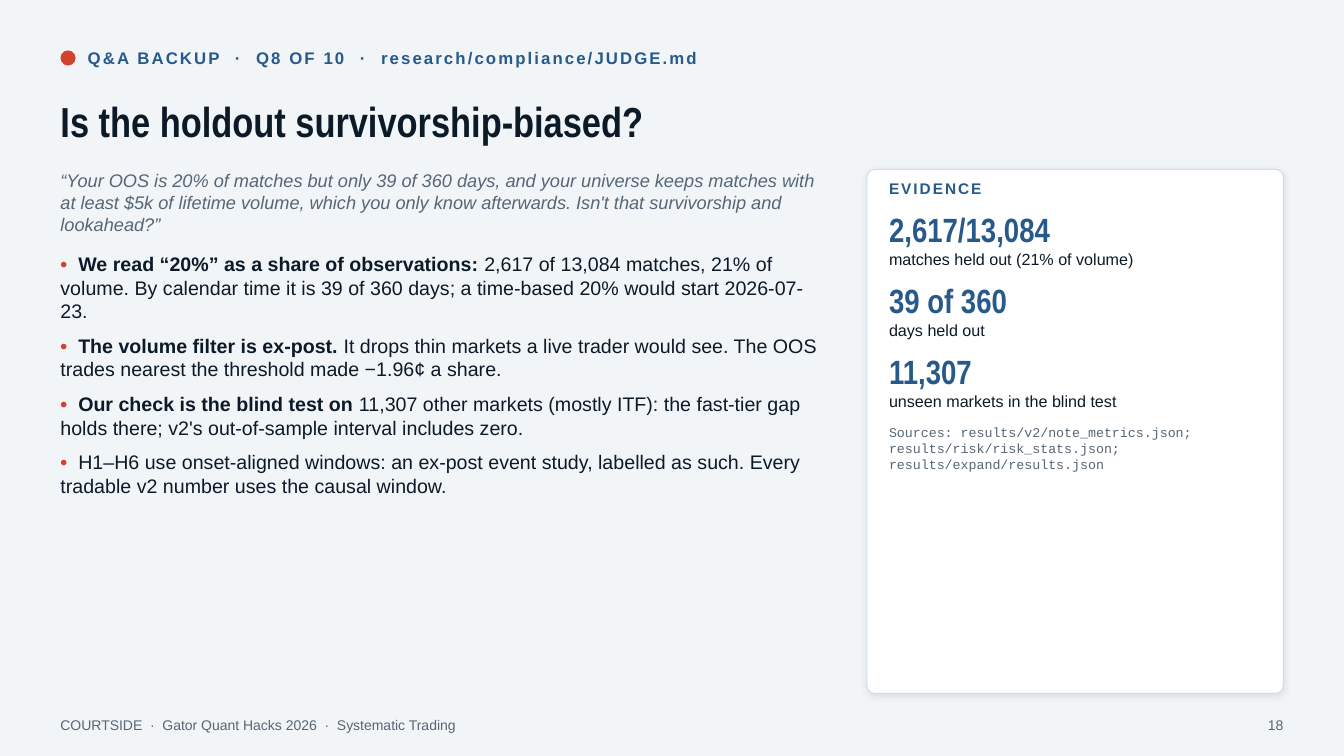
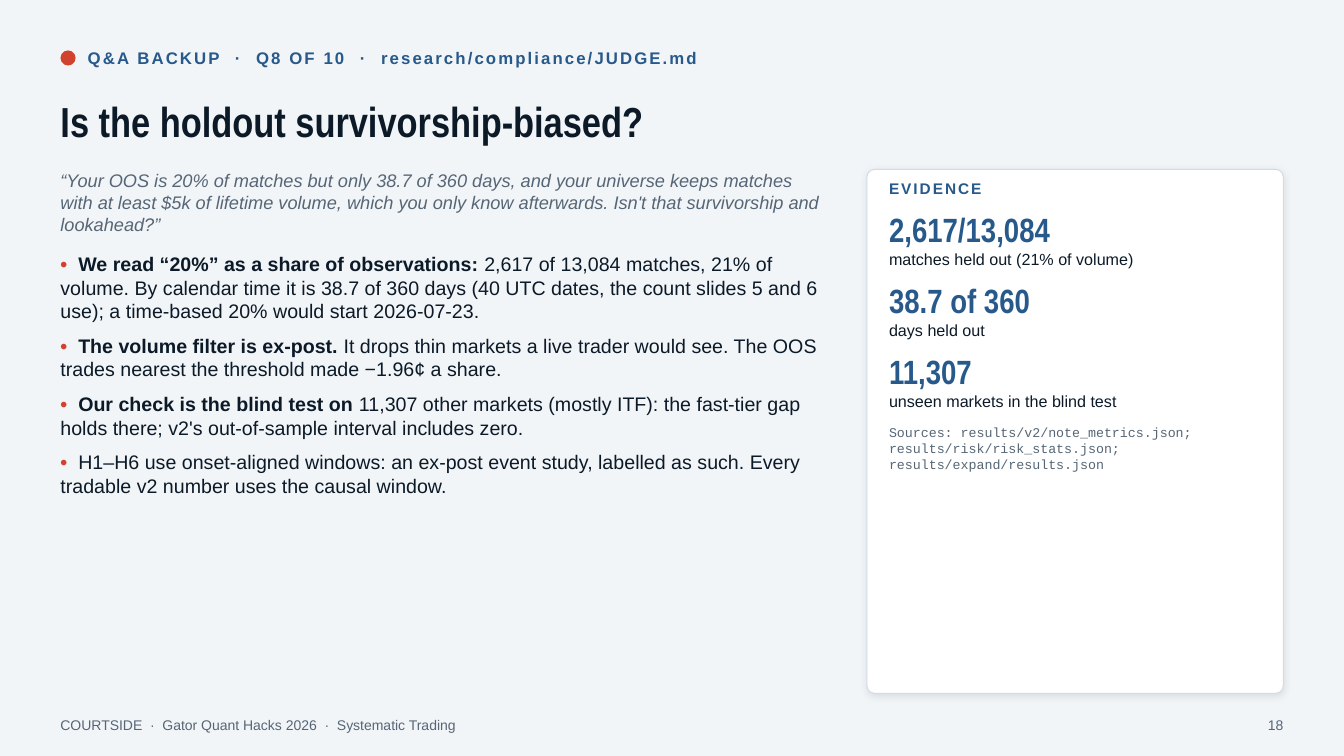
Before and after one commit to OjasMishra32/computervisionpredictivetabletennismoneymachineouuushiii, a slide deck: slide 18 of docs/deck/courtside.pptx. Drawn at 1344x756 pixels with LibreOffice and Linux fonts; fonts in the diff are those of the drawing. Boxes give left, top, right and bottom in pixels: in the first picture for what was removed or moved away, otherwise in the second. Text is boxed around its words. In the diff, an @@ line names an element or a change of style, - is before the commit and + after.

```diff
--- a/docs/deck/courtside.pptx
+++ b/docs/deck/courtside.pptx
@@ text at (60, 174, 819, 231): text changed @@
-“Your OOS is 20% of matches but only 39 of 360 days, and your universe keeps matches with at least $5k of lifetime volume, which you only know afterwards. Isn't that survivorship and lookahead?”
+“Your OOS is 20% of matches but only 38.7 of 360 days, and your universe keeps matches with at least $5k of lifetime volume, which you only know afterwards. Isn't that survivorship and lookahead?”
@@ text at (60, 256, 817, 322): text changed @@
-• We read “20%” as a share of observations: 2,617 of 13,084 matches, 21% of volume. By calendar time it is 39 of 360 days; a time-based 20% would start 2026-07-23.
+• We read “20%” as a share of observations: 2,617 of 13,084 matches, 21% of volume. By calendar time it is 38.7 of 360 days (40 UTC dates, the count slides 5 and 6 use); a time-based 20% would start 2026-07-23.
@@ text at (889, 288, 1030, 314): text changed @@
-39 of 360
+38.7 of 360
```
Also in this commit, not shown: 20 other slides changed, 1 slide added, 10 other files.
